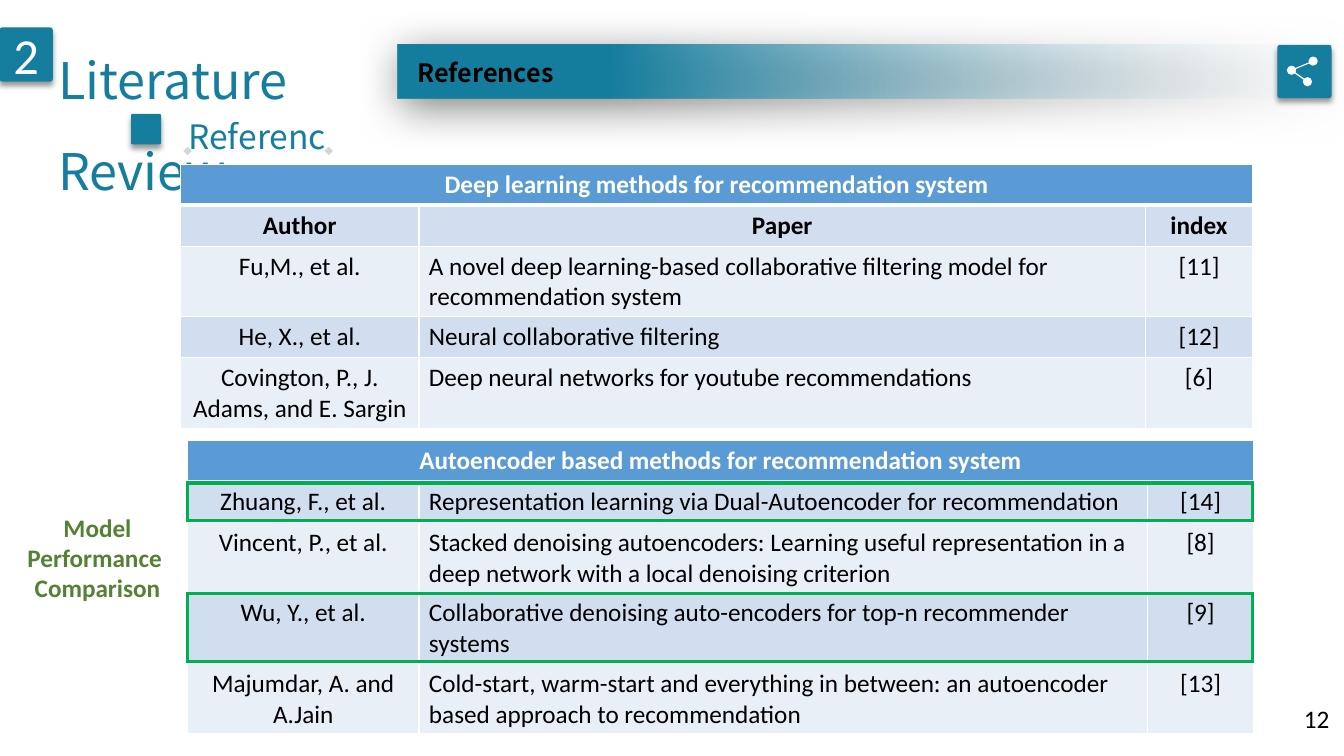
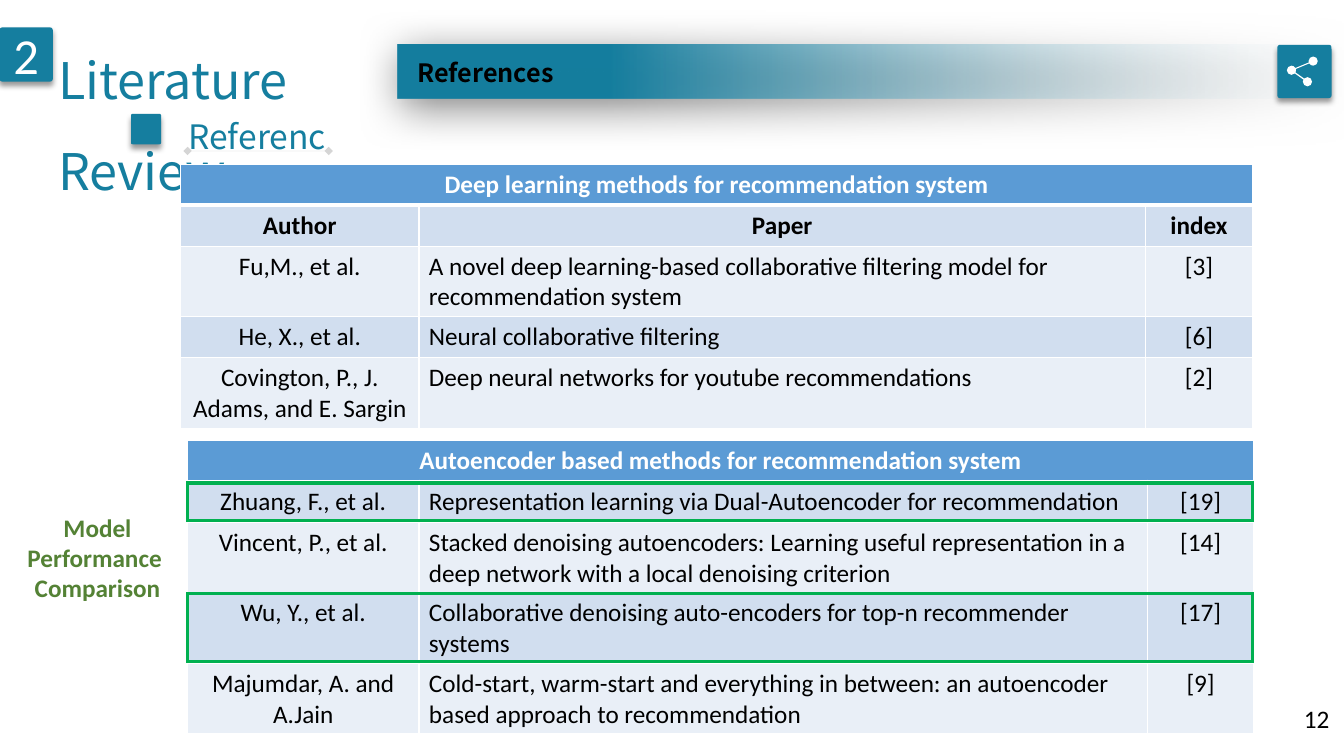
Before and after one commit to geminiwoo/oral-exam, a slide deck: slide 12 of 口試.pptx. Drawn at 1344x756 pixels with LibreOffice and Linux fonts; fonts in the diff are those of the drawing. Boxes give left, top, right and bottom in pixels: in the first picture for what was removed or moved away, otherwise in the second. Text is boxed around its words. In the diff, an @@ line names an element or a change of style, - is before the commit and + after.

Commit message:
ppt_0623

```diff
--- a/口試.pptx
+++ b/口試.pptx
@@ table at bbox=[180, 164, 1252, 429] @@
-row 3, column 3: [11]
+row 3, column 3: [3]
-row 4, column 3: [12]
+row 4, column 3: [6]
-row 5, column 3: [6]
+row 5, column 3: [2]
@@ table at bbox=[188, 441, 1254, 734] @@
-row 2, column 3: [14]
+row 2, column 3: [19]
-row 3, column 3: [8]
+row 3, column 3: [14]
-row 4, column 3: [9]
+row 4, column 3: [17]
-row 5, column 3: [13]
+row 5, column 3: [9]
```
Also in this commit, not shown: 7 other slides changed, 3 other files.
